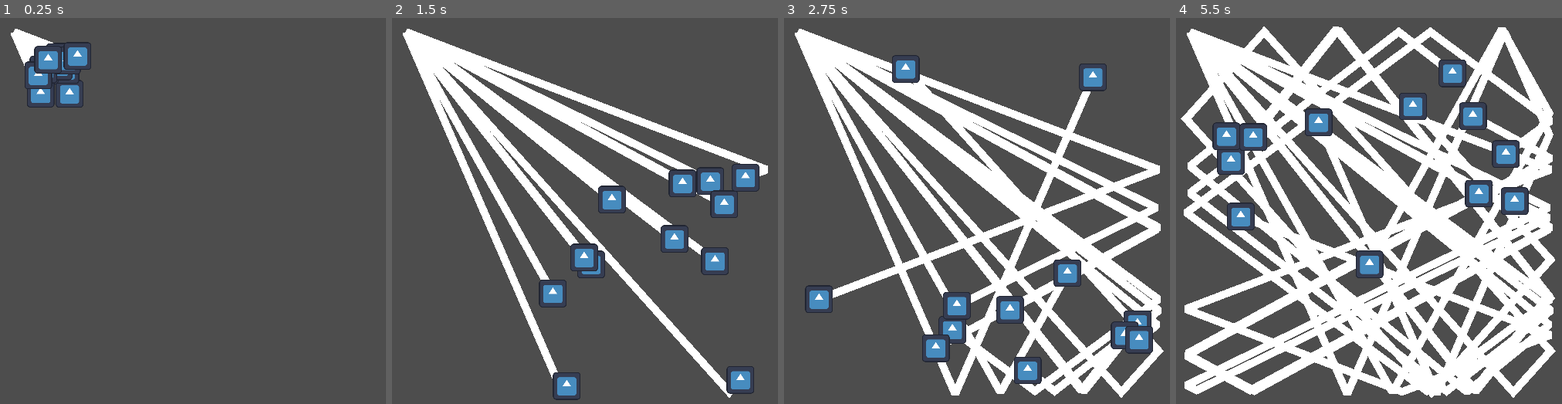
Above: before the commit, frames 1-4 (left to right).
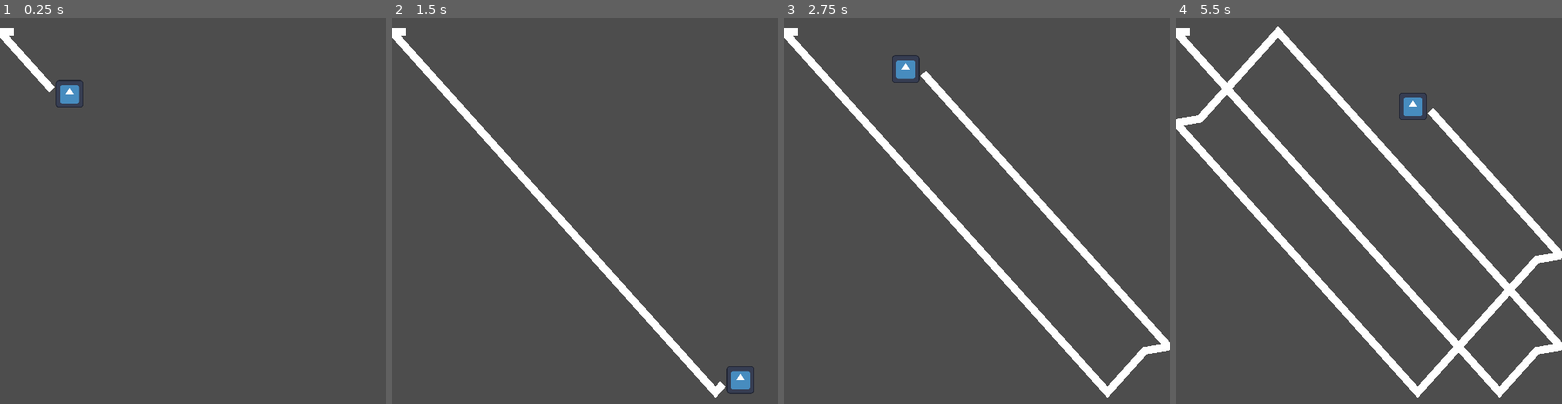
Above: after the commit, the same moments.

Repository: knuklz/MiniJam165
Game: Godot game, scene res://Main.tscn
Two runs of this game, one before a commit and one after it. Both use one fixed random seed, a clock stepped at 60 frames per second and the inputs below. The engine's default icon, where the game draws it, is replaced by a stand-in: a white triangle on a blue panel in a dark square.
Inputs:
- Up to frame 1 (0.25 s): no input
- Up to frame 2 (1.5 s): no input
- Up to frame 3 (2.75 s): no input
- Up to frame 4 (5.5 s): no input

The runs differ from the first frame. In frame 1, 1.8% of the frame differs, in the area x 0-24%, y 2-24%; in frame 2, 18%; in frame 3, 28%; in frame 4, 49%, in the area x 0-100%, y 2-99%.

Commit message:
Implemented L/R Brush offset based on Velocity/Direction

Diff:
--- a/Main.tscn
+++ b/Main.tscn
@@ -8,36 +8,3 @@
 
 [node name="Icon" parent="." instance=ExtResource("2_novlu")]
 scale = Vector2(0.28, 0.28)
-
-[node name="Icon2" parent="." instance=ExtResource("2_novlu")]
-scale = Vector2(0.28, 0.28)
-
-[node name="Icon3" parent="." instance=ExtResource("2_novlu")]
-scale = Vector2(0.28, 0.28)
-
-[node name="Icon4" parent="." instance=ExtResource("2_novlu")]
-scale = Vector2(0.28, 0.28)
-
-[node name="Icon5" parent="." instance=ExtResource("2_novlu")]
-scale = Vector2(0.28, 0.28)
-
-[node name="Icon6" parent="." instance=ExtResource("2_novlu")]
-scale = Vector2(0.28, 0.28)
-
-[node name="Icon7" parent="." instance=ExtResource("2_novlu")]
-scale = Vector2(0.28, 0.28)
-
-[node name="Icon8" parent="." instance=ExtResource("2_novlu")]
-scale = Vector2(0.28, 0.28)
-
-[node name="Icon9" parent="." instance=ExtResource("2_novlu")]
-scale = Vector2(0.28, 0.28)
-
-[node name="Icon10" parent="." instance=ExtResource("2_novlu")]
-scale = Vector2(0.28, 0.28)
-
-[node name="Icon11" parent="." instance=ExtResource("2_novlu")]
-scale = Vector2(0.28, 0.28)
-
-[node name="Icon12" parent="." instance=ExtResource("2_novlu")]
-scale = Vector2(0.28, 0.28)
--- a/brush.gd
+++ b/brush.gd
@@ -11,15 +11,15 @@
 #@export var tr_Col: Color = Color(randf_range(.2,.8),randf_range(.2,.7),randf_range(.2,.8),.1)
 
 # Get the height and width of the sprite for checking boundaries
-var height: Vector2 = texture.get_size()
+@onready var height: Vector2 = texture.get_size()*scale
 #var width: int = Texture.get_width()
 
 # Extract world boundaries from parent object
 # World boundaries are hard coded in the brush script for now until I figure out how to properly pass variables between scripts.
 var wHeight: int = 500
 var wWidth: int = 500
-
-
+var trailHome: Vector2
+var trailOffset:= Vector2(0,0)
 # Variable to store the trail
 @onready var trail: Line2D = $Line2D
 @onready var world: Node2D = null
@@ -29,7 +29,8 @@
 func _ready() -> void:
 	#print($".".scale)
 	#trail.default_color = tr_Col
-	trail.position = Vector2((height.x * scale.x)/2,(height.y * scale.x)/2)
+	trailHome = Vector2((height.x)/2,(height.y)/2)
+	trail.position = trailHome
 	world = get_parent()
 	wHeight = world.WORLD_HEIGHT
 	wWidth = world.WORLD_WIDTH
@@ -38,18 +39,27 @@
 
 # Called every frame. 'delta' is the elapsed time since the previous frame.
 func _process(delta: float) -> void:
-
-	trail.add_point(position)
+	updateTrailOffset()
+	trail.add_point(position+trailOffset)
 
 
-	if((position.x >=  (wWidth-(height.x * scale.x)) and (speed.x > 0)) or (position.x<=0) and speed.x <0):
+	if((position.x >=  (wWidth-(height.x )) and (speed.x > 0)) or (position.x<=0) and speed.x <0):
 		speed.x = speed.x * -1
 
-	if((position.y >=  (wHeight-(height.y * scale.x)) and (speed.y > 0)) or (position.y<=0) and speed.y <0):
+	if((position.y >=  (wHeight-(height.y)) and (speed.y > 0)) or (position.y<=0) and speed.y <0):
 		speed.y = speed.y * -1
 	# Update the X position based on the speed variable
 	position += speed*delta
 
+func updateTrailOffset():
+	var dir:Vector2=checkDirection(speed)
+	if(dir.x == 1):
+		trailOffset = Vector2((height*-1).x/2,0)
+	else:
+		trailOffset = Vector2(height.x/2,0)
 
-func checkBound():
-	pass
+func checkDirection(velocity: Vector2) -> Vector2:
+	var dir: Vector2
+	dir.x = clamp(velocity.x,-1,1)
+	dir.y = clamp(velocity.y,-1,1)
+	return dir
